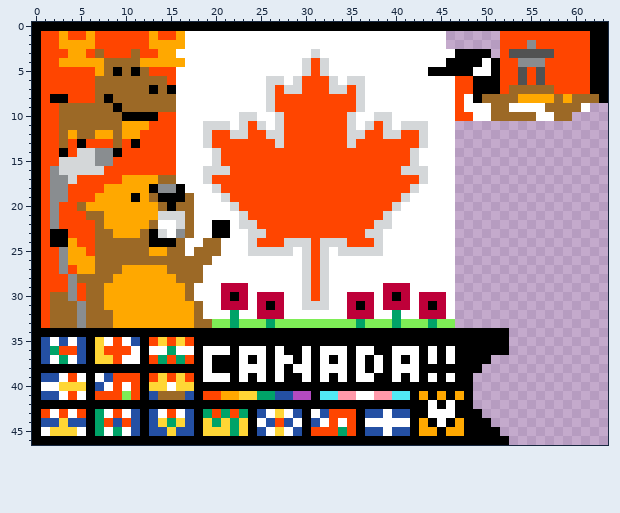
Edited in one commit: pixel-art sprite (pictures/canada.full.png). Above, as it was before the edit.
The file is 64x47 pixels.
The result:
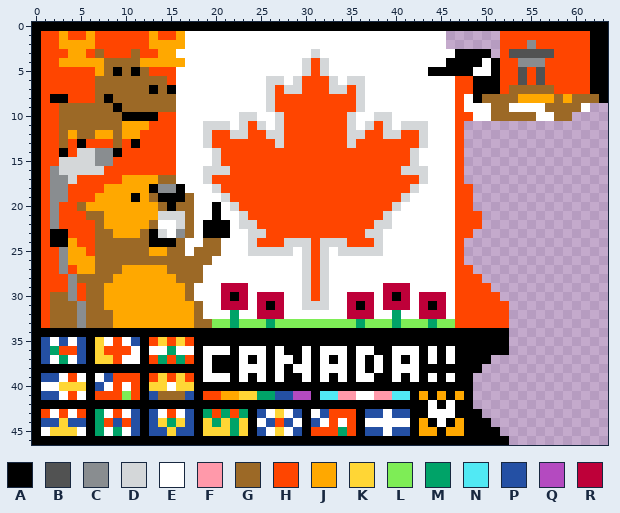
Palette (. is transparent): A #000000  B #515252  C #898d90  D #d4d7d9  E #ffffff  F #ff99aa  G #9c6926  H #ff4500  J #ffa800  K #ffd635  L #7eed56  M #00a368  N #51e9f4  P #2450a4  Q #b44ac0  R #be0039
Commit message: Sync canada flag with autoplacer
Diff:
Colour E gives way to colour A in rows 20 to 21 at x 20; in rows 22 to 23 at x 19.
The edit adds colour H in rows 11 to 17 at x 47; in rows 18 to 20 at x 47 to 48; in rows 21 to 22 at x 47 to 49; in row 23 at x 47 to 48; in rows 24 to 26 at x 47; in row 27 at x 47 to 48.
The edit adds colour H in row 28 at x 47 to 49; in row 29 at x 47 to 50; in row 30 at x 47 to 51; in rows 31 to 33 at x 47 to 52.
